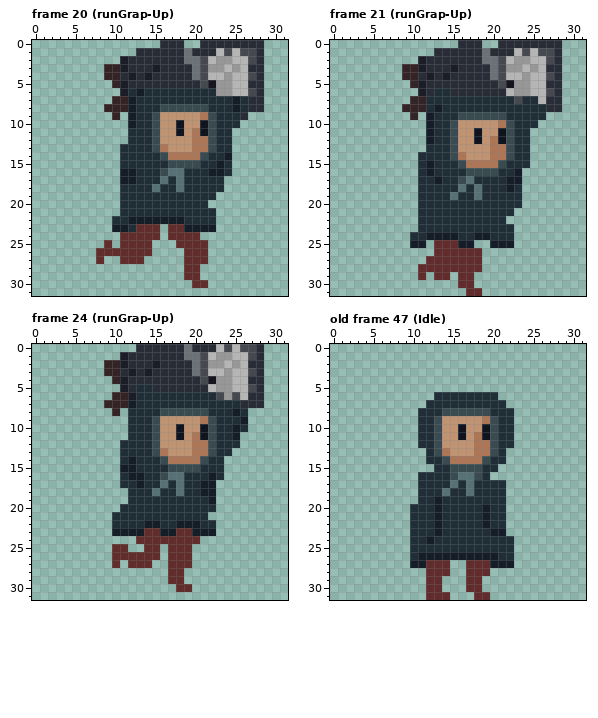
Two states of a pixel-art file, marcuzjam 7 2022/Assets/Sprites/Player/player.aseprite. Above is the file before it was changed.
32x32 pixels, 49 frames. Shown: frame 20 (runGrap-Up), frame 21 (runGrap-Up), frame 24 (runGrap-Up), old frame 47 (Idle). The commit also changed other frames, which this record leaves out.
The same view after the edit:
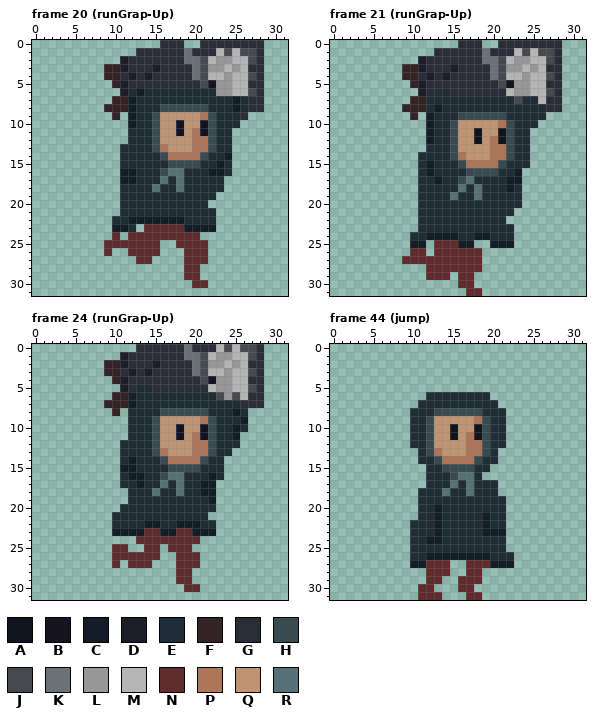
Palette (. is transparent): A #10141f  B #16151f  C #151d28  D #1b1d28  E #202e37  F #342426  G #292d37  H #394a50  J #464a50  K #6a7177  L #979797  M #b5b5b5  N #602c2c  P #ad7757  Q #c09473  R #577277
A new or re-ordered frame is compared with the old frame closest to it.
Changes in this commit:
frames 49 -> 54
Frame 20 (runGrap-Up), layer "Layer 1":
y 23: x 13 N -> .; x 16 . -> N
y 24: x 10..11 .N -> N.; x 16 . -> N
y 25: x 10 . -> N; x 15 . -> N
y 26: x 8 N -> .; x 10..11 NN -> ..; x 15 . -> N
y 27: x 8 N -> .; x 11..12 NN -> ..; x 14 . -> N
Frame 21 (runGrap-Up), layer "Layer 1":
y 26: x 10..11 .. -> NN
y 27: x 9..11 ... -> NNN
y 28: x 11 N -> .
y 29: x 11..12 N. -> .N
Frame 24 (runGrap-Up), layer "Layer 1":
y 26..27: x 17 N -> .; x 20 . -> N
y 28..29: x 17 N -> .; x 19 . -> N
y 30: x 18 N -> .; x 20 . -> N
Frame 44 (jump) is new; against old frame 47 (Idle), layers "Layer 3", "Layer 4", "Layer 1":
y 6: x 12 . -> E; x 20 E -> .
y 7: x 11 . -> E; x 21 E -> .
y 8: x 10 . -> E; x 13 E -> H; x 19 H -> E; x 22 E -> .
y 9: x 10 . -> E; x 12..13 EH -> HQ; x 18..20 QPH -> PHE; x 22 E -> .
y 10: x 10 . -> E; x 12..13 EH -> HQ; x 15..16 QA -> AQ; x 18..20 QAH -> AHE; x 22 E -> .
y 11: x 10 . -> E; x 12..13 EH -> HQ; x 15..20 QAQPAH -> AQPAHE; x 22 E -> .
y 12: x 10 . -> E; x 12..13 EH -> HQ; x 17 Q -> P; x 19..20 PH -> HE; x 22 E -> .
y 13: x 11..14 .EHP -> EHPQ; x 17 Q -> P; x 19..21 PHE -> HE.
y 14: x 11 . -> E; x 13..14 EH -> HP; x 18..19 PH -> HE; x 21 E -> .
y 15: x 12 . -> E; x 14 E -> H; x 18 H -> E; x 20 E -> .
y 16: x 11 E -> .; x 18..19 HE -> E.
y 17: x 11 E -> .; x 21 E -> .
y 18: x 21 E -> .
y 19: x 13 C -> E
y 20: x 10 E -> .; x 19 C -> E
y 21: x 10 E -> .
y 23: x 19 E -> C
y 24: x 13 E -> C; x 22 E -> .
y 25: x 22 E -> .
y 26: x 11 C -> E; x 20 C -> E
y 28: x 19 N -> .
y 29: x 16 . -> N
y 30: x 11 . -> N; x 13 N -> .; x 16 . -> N; x 18 N -> .
y 31: x 11 . -> N; x 14 N -> .; x 17 . -> N; x 19 N -> .
